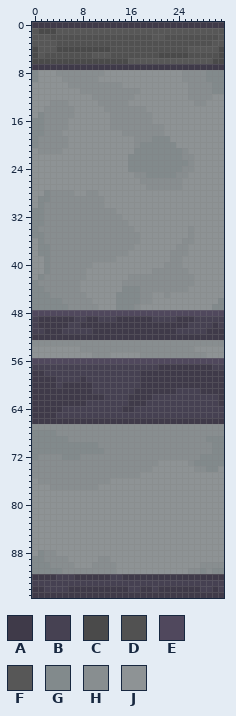
A sprite sheet gets an edit: Assets/Art/Sprites/Tilesets/ResidentialWing/StripedWallResidentialWing .png. The picture above is the old version.
The file is 32x96 pixels. Colours within 5 levels of each other are drawn and written as one.
Palette (. is transparent): A #3f3a49  B #464152  C #4a4a4a  D #515151  E #50485d  F #575757  G #828a8c  H #888e90  J #8e9395
New version:
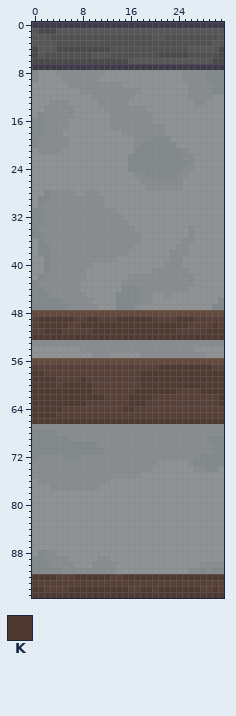
Colours new in this view: K #4f3a32
What changed:
Colour B changes from #464152 to #584038.
Colour E changes from #50485d to #65493d.
Colour A becomes colour K in row 49 at x 1 to 6, 9 to 10, 14 to 19 and 24 to 26; in row 50 at x 1 to 5, 8 to 25 and 30; in row 51 at x 2 to 4, 10 to 23 and 29 to 31; in row 52 at x 0 to 31; in row 57 at x 21 to 29; in row 58 at x 0 to 1 and 18 to 31.
Colour A becomes colour K in row 59 at x 0 to 3, 8 and 18 to 31; in row 60 at x 0 to 3, 5 to 9 and 18 to 31; in row 61 at x 0 to 9, 17 to 23 and 28 to 31; in row 62 at x 0 to 11, 16 to 19 and 31; in row 63 at x 0 to 8, 16 to 18 and 31; in row 64 at x 0 to 4 and 15 to 16.
Colour A becomes colour K in row 65 at x 0 to 3; in row 66 at x 0 to 31; in row 92 at x 0 to 3, 7 to 12 and 15 to 31; in row 94 at x 0 to 1, 6 to 15, 18 to 19, 21 to 27 and 30; in row 95 at x 0 to 31.
